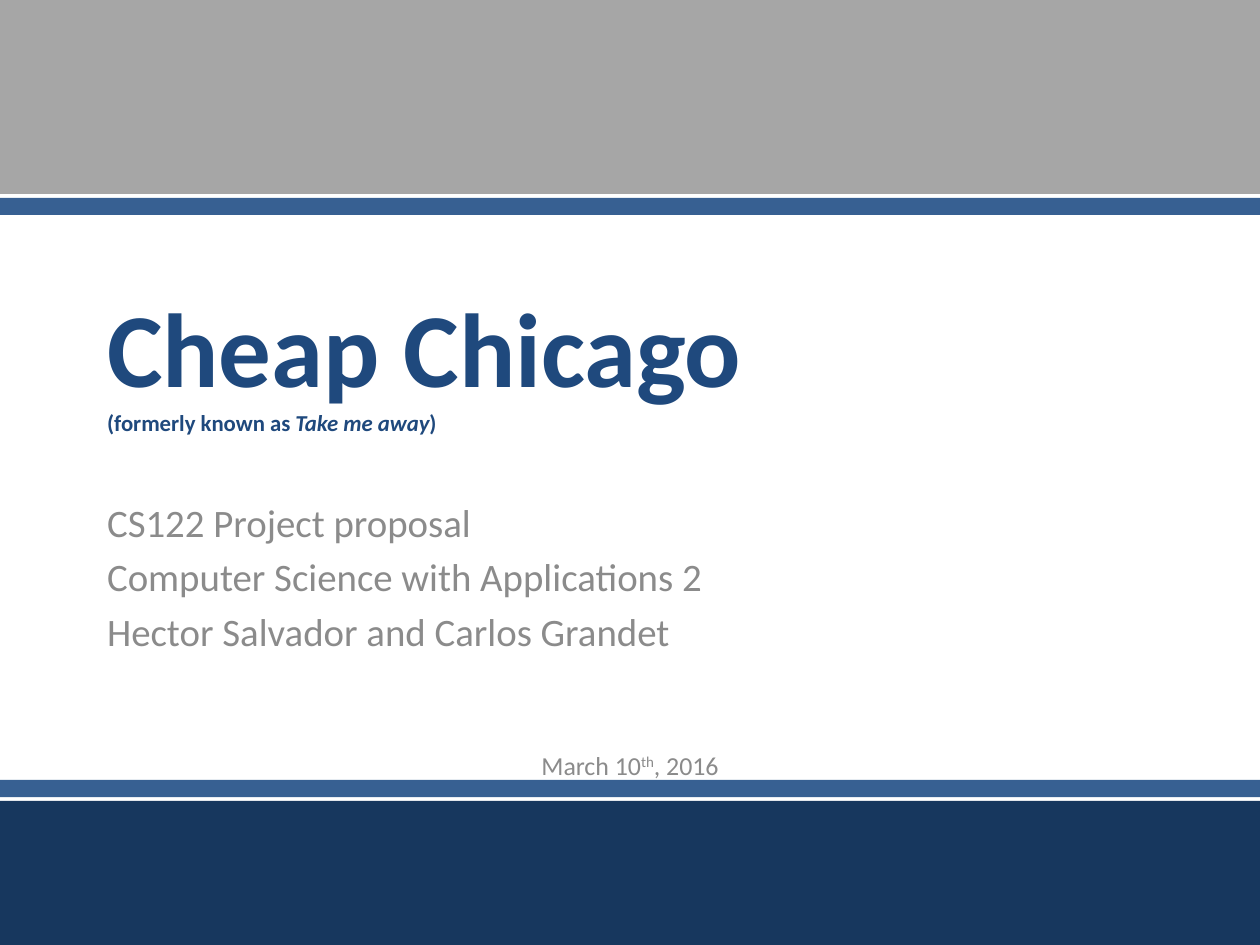
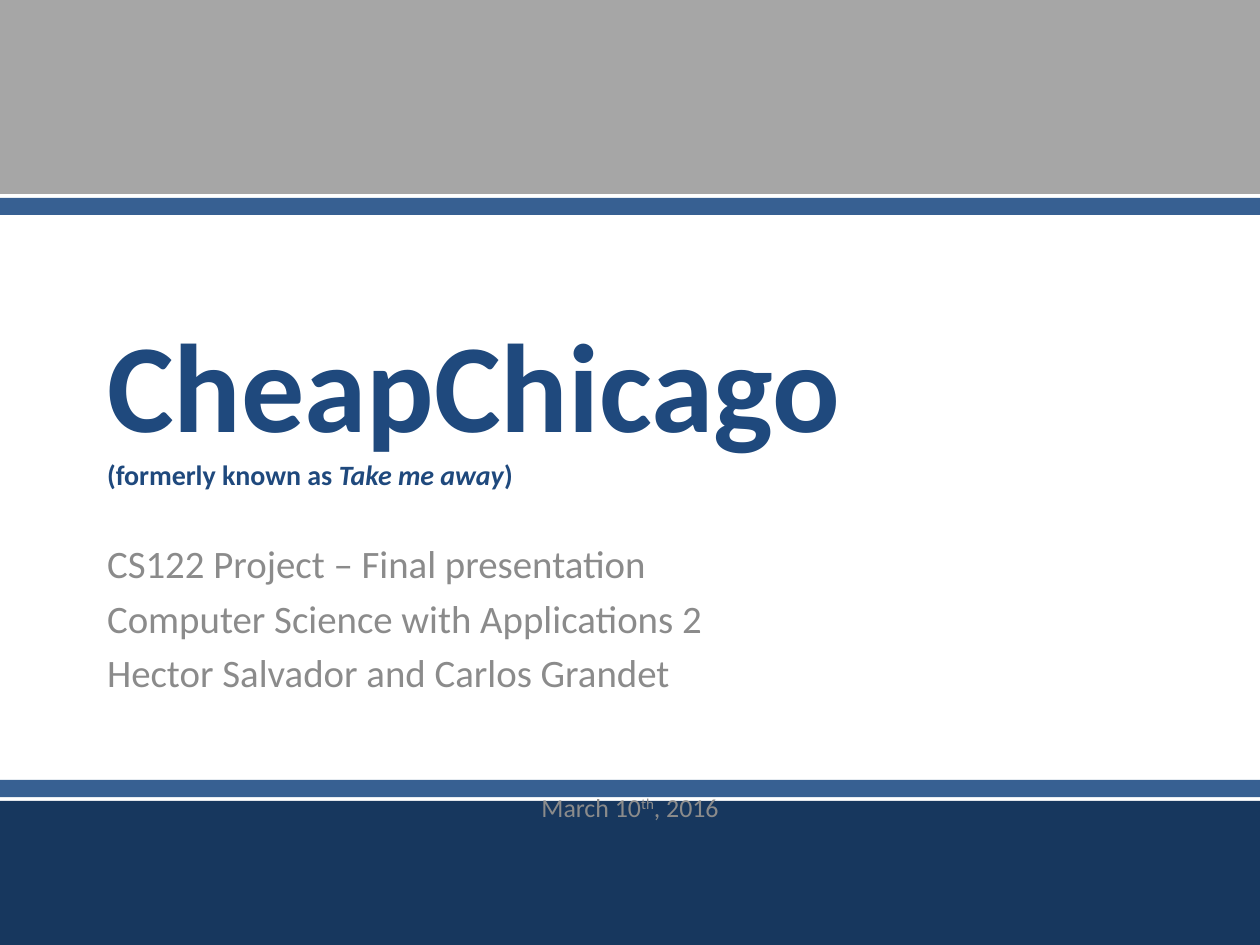
Before and after one commit to hectorsalvador/CS122, a slide deck: slide 1 of Proposal/20160310 Cheap Chicago.pptx. Drawn at 1260x945 pixels with LibreOffice and Linux fonts; fonts in the diff are those of the drawing. Boxes give left, top, right and bottom in pixels: in the first picture for what was removed or moved away, otherwise in the second. Text is boxed around its words. In the diff, an @@ line names an element or a change of style, - is before the commit and + after.

```diff
--- a/Proposal/20160310 Cheap Chicago.pptx
+++ b/Proposal/20160310 Cheap Chicago.pptx
@@ title at (107, 343, 840, 490): text changed; size 13 to 16 pt @@
-Cheap Chicago
-(formerly known as Take me away)
+CheapChicago
+(formerly known as Take me away)
@@ subtitle "CS122 Project – Final presentation": place and size @@
-subtitle "CS122 Project – Final presentation" at (107, 510, 718, 782)
+subtitle "CS122 Project – Final presentation" at (107, 551, 718, 817)
@@ subtitle at (107, 551, 646, 585): text changed @@
-CS122 Project proposal
+CS122 Project – Final presentation
```
Also in this commit, not shown: 2 other slides changed, 2 slides added, 1 other file.
